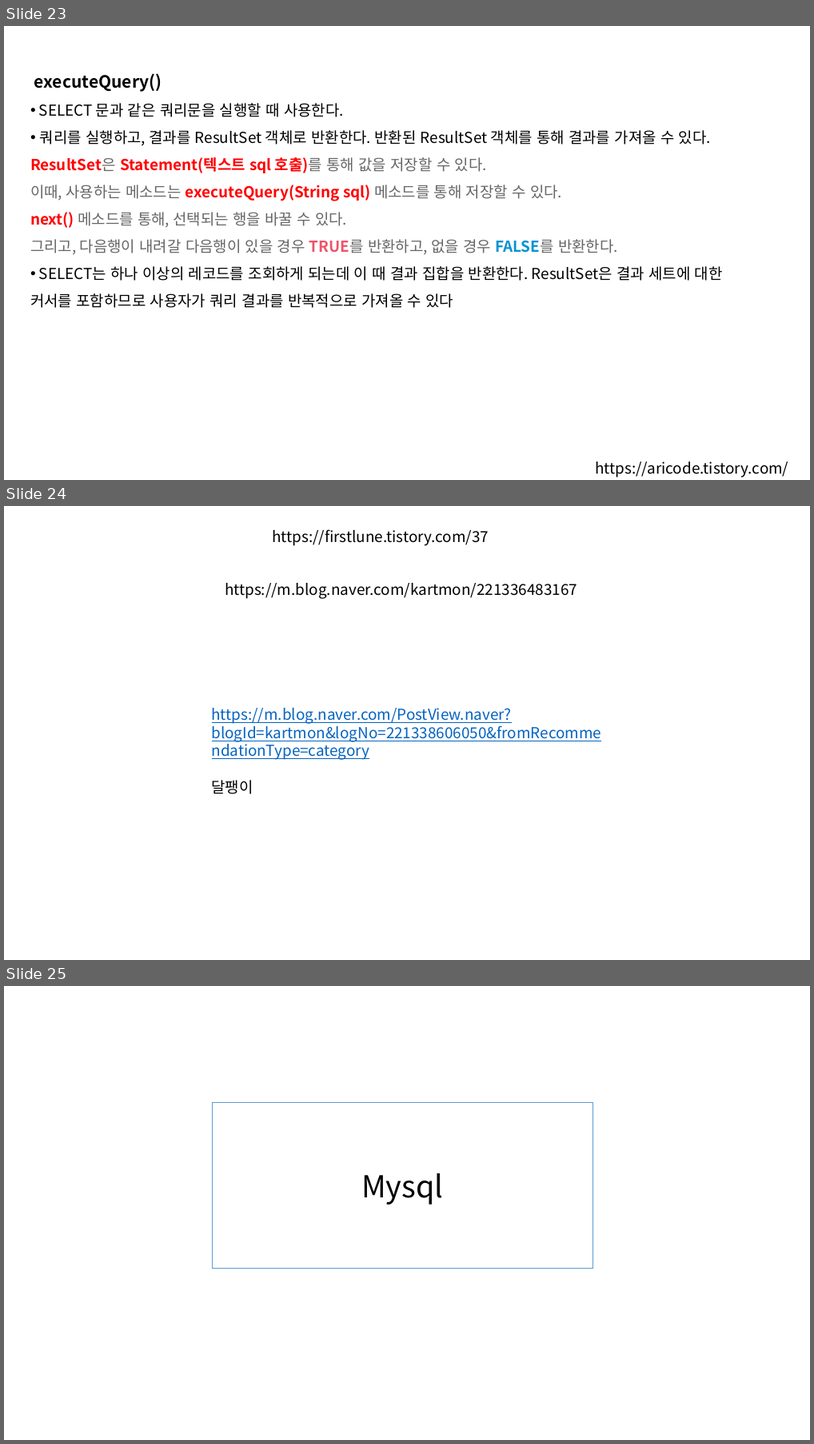
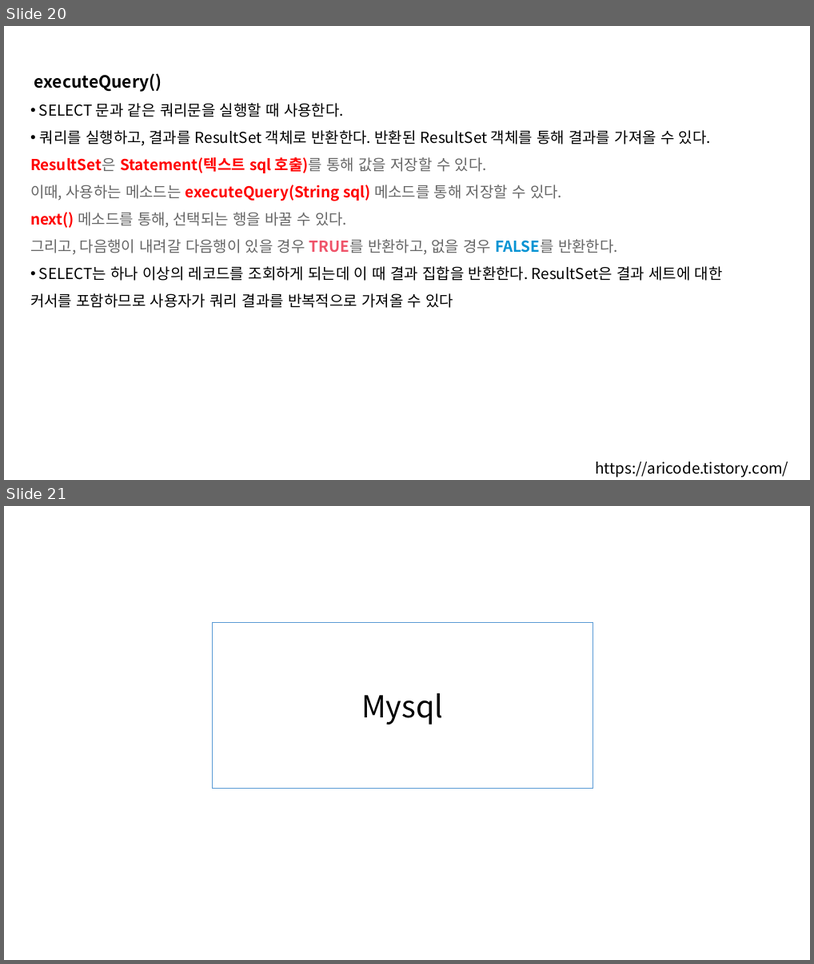
Before and after one commit to yunju94/know, a slide deck: know.pptx. Shown one above the other, each under a label of ours: slides 23, 24 and 25 before the commit, slides 20 and 21 after it. The pictures are 814x1444 and 814x964 pixels, drawn with LibreOffice and Linux fonts; fonts in the diff are those of the drawing. Boxes give left, top, right and bottom in pixels: in the first picture for what was removed or moved away, otherwise in the second. Text is boxed around its words. In the diff, an @@ line names an element or a change of style, - is before the commit and + after.

```diff
--- a/know.pptx
+++ b/know.pptx
@@ slide 24 removed at [4,506,810,960], background #FFFFFF @@
@@ text removed at [272,529,489,546] @@
-https://firstlune.tistory.com/37
@@ text removed at [225,583,578,599] @@
-https://m.blog.naver.com/kartmon/221336483167
@@ text removed at [212,708,602,794] @@
-https://m.blog.naver.com/PostView.naver?blogId=kartmon&logNo=221338606050&fromRecommendationType=category
-달팽이
@@ what was slide 23 is now slide 20 @@
@@ what was slide 25 is now slide 21 @@
```
Also in this commit, not shown: 3 slides changed, 89 slides added, 4 other slides removed, 1 other file.
